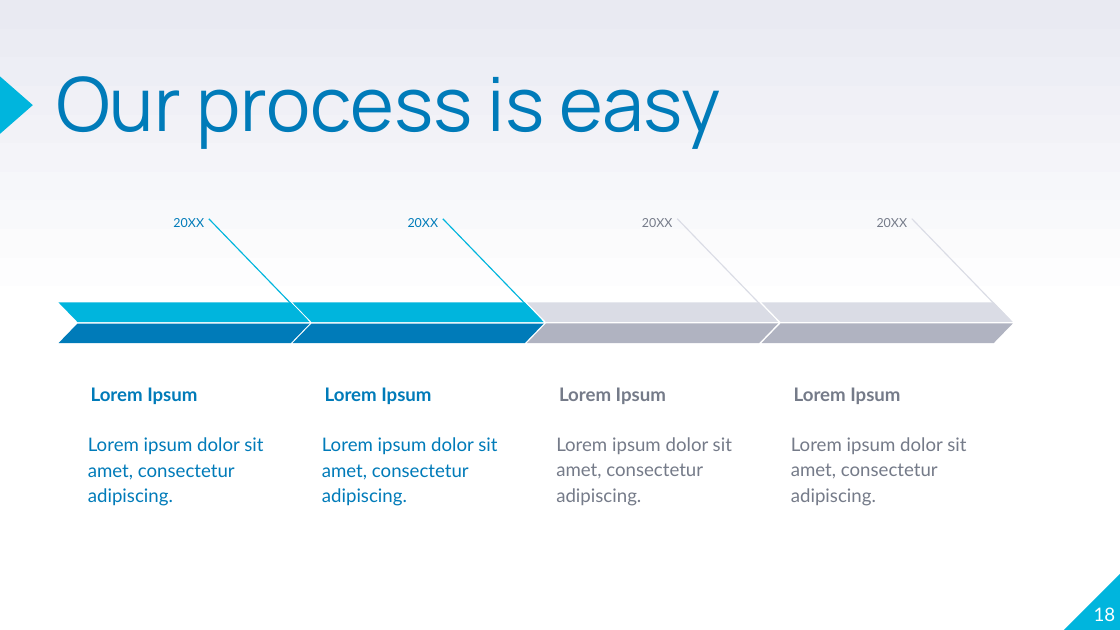
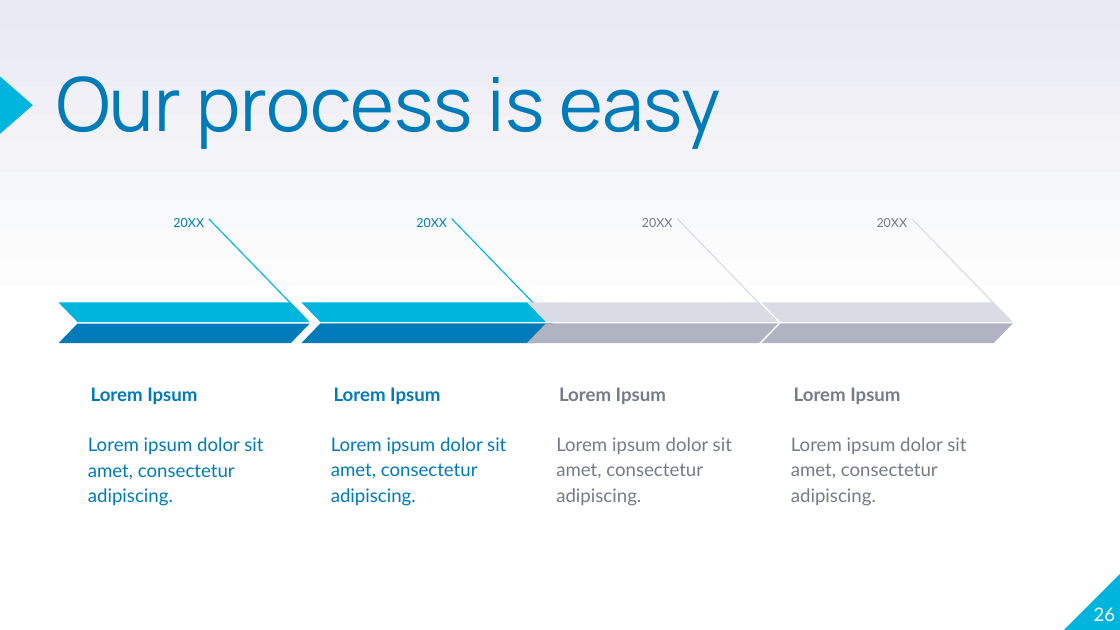
Before and after one commit to andrewdudu/future-medan-be, a slide deck: slide 26 of docs/PowerPoint/bookmart-FUTURE-Medan.pptx (slide 18 before the commit). Drawn at 1120x630 pixels with LibreOffice and Linux fonts; fonts in the diff are those of the drawing. Boxes give left, top, right and bottom in pixels: in the first picture for what was removed or moved away, otherwise in the second. Text is boxed around its words. In the diff, an @@ line names an element or a change of style, - is before the commit and + after.

```diff
--- a/docs/PowerPoint/bookmart-FUTURE-Medan.pptx
+++ b/docs/PowerPoint/bookmart-FUTURE-Medan.pptx
@@ 3 texts, 2 parallelograms, 1 line: place and size @@
-3 texts, 2 parallelograms, 1 line at box(292, 218, 543, 506)
+3 texts, 2 parallelograms, 1 line at box(301, 218, 552, 506)
@@ page number at box(1094, 607, 1116, 621): text changed @@
-18
+26
```
Also in this commit, not shown: 15 other slides changed, 12 slides added, 4 slides removed, 1 other file.
